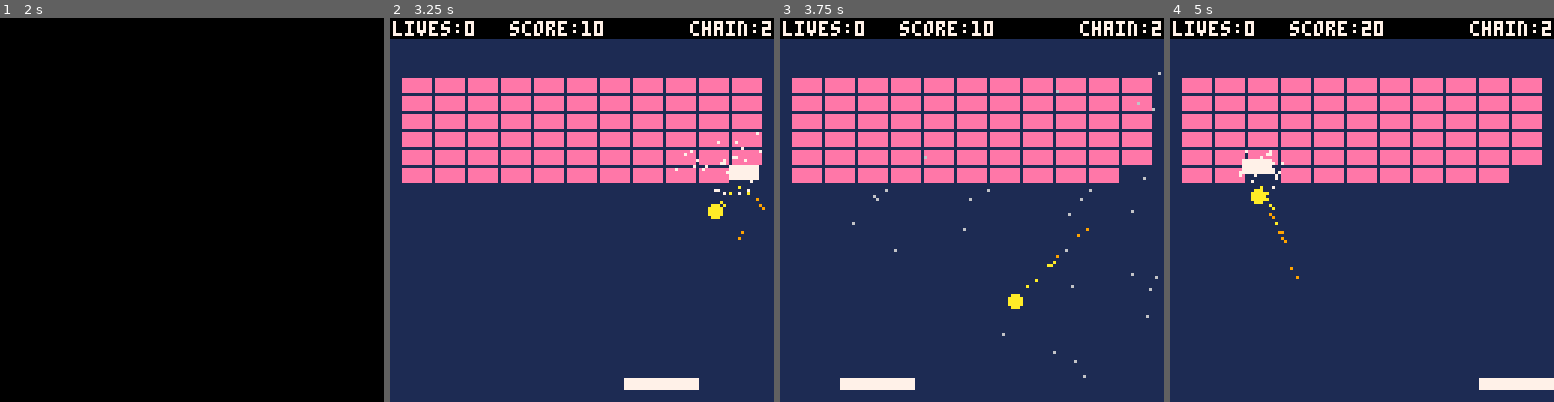
Above: before the commit, frames 1-4 (left to right).
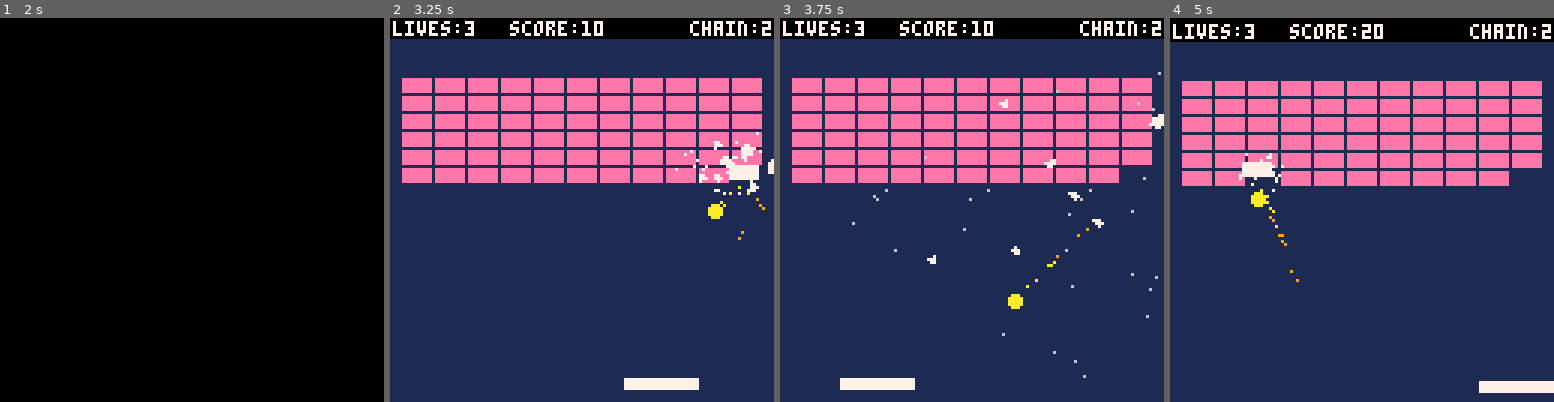
Above: after the commit, the same moments.

Repository: steka/lazydevs-pico8-breakout-hero
Game: PICO-8 cartridge hero1.p8
Two runs of this game, one before a commit and one after it. Both use one fixed random seed, a clock stepped at 60 frames per second and the inputs below.
Inputs:
- Up to frame 1 (2 s): tap O (Z key) at 0.7, 1.7 s; hold Right from 1.6 s (still down)
- Up to frame 2 (3.25 s): release Right at 2.1 s; tap O (Z key) at 2.1, 2.5, 2.9 s; hold Right 2.47-3.03 s; hold Left from 3.08 s (still down)
- Up to frame 3 (3.75 s): tap O (Z key) at 3.3, 3.7 s; release Left at 3.58 s
- Up to frame 4 (5 s): hold Right 4.02-4.68 s; tap O (Z key) at 4.1, 4.5, 4.9 s

Frame 1 is identical in both runs. In frame 2, 0.4% of the frame differs, in the area x 19-100%, y 1-46%; in frame 3, 0.4%; in frame 4, 11%, in the area x 0-100%, y 0-98%.

Commit message:
Breakout #41 - Chunks!
https://www.youtube.com/watch?v=80kmI8I8yD0

Diff:
--- a/hero1.p8
+++ b/hero1.p8
@@ -78,7 +78,7 @@
  buildbricks(level)
  --brick_y=20
 
- lives=0
+ lives=3
  points=0
  sticky = false
 
@@ -612,6 +612,9 @@
  _p.age=0
  _p.col=0
  _p.colarr=_col
+ _p.rot=0
+ _p.rottimer=0
+
  add(part,_p)
 end
 
@@ -629,6 +632,7 @@
 -- shatter brick
 function shatterbrick(_b,_vx,_vy)
  --bump the brick
+ shake+=0.07
  _b.dx = _vx*1
  _b.dy = _vy*1
  for _x= 0,brick_w do
@@ -642,6 +646,19 @@
    end
   end
  end
+
+ local chunks=1+flr(rnd(10))
+ if chunks>0 then
+  for i=1,chunks do
+   local _ang = rnd()
+   local _dx = sin(_ang)*rnd(2)+(_vx/2)
+   local _dy = cos(_ang)*rnd(2)+(_vy/2)
+   local _spr = 16 + flr(rnd(14))
+   addpart(_b.x,_b.y,_dx,_dy,3,80,{_spr})
+
+  end
+ end
+
 end
 
 -- big particle updater
@@ -667,8 +684,19 @@
    end
 
    --appy gravity
-   if _p.tpe == 1 then
+   if _p.tpe == 1 or _p.tpe == 3 then
     _p.dy+=0.05
+   end
+
+   --rotate
+   if _p.tpe == 3 then
+    _p.rottimer+=1
+    if _p.rottimer>5 then
+     _p.rot+=1
+     if _p.rot>=4 then
+      _p.rot=0
+     end
+    end
    end
 
    --move particle
@@ -685,6 +713,23 @@
   -- pixel particle
   if _p.tpe == 0 or _p.tpe == 1 then
    pset(_p.x,_p.y,_p.col)
+  elseif _p.tpe == 3 then
+   local _fx,_fy
+   if _p.rot==2 then
+    _fx=false
+    _fy=true
+   elseif _p.rot==3 then
+    _fx=true
+    _fy=true
+   elseif _p.rot==4 then
+    _fx=true
+    _fy=false
+   else
+    _fx=false
+    _fy=false
+   end
+
+   spr(_p.col,_p.x,_p.y,1,1,_fx,_fy)
   end
  end
 end
@@ -1142,17 +1187,24 @@
 00700700059999500577775005bbbb5005cccc50f500005f05eeee50058888500000000000000000000000000000000000000000000000000000000000000000
 0000000000000000000000000000000000000000ffffffff00000000000000000000000000000000000000000000000000000000000000000000000000000000
 0000000000000000000000000000000000000000ffffffff00000000000000000000000000000000000000000000000000000000000000000000000000000000
-…(14 lines of a section not shown)…
+00000000000000000000000000000000000000000000000000000000000000000000000000000000000000000000000000000000000000000000000000000000
+00000000000000000000000000000000000000000000000000000000000000000000000000000000000077000000000000000000000000000000000000000000
+00070000000070000007000000000000000700000000000000000700000070000000770000000000007777000000000000007700000000000000000000000000
+00777000000077000077700000070000000770000077700000077700007770000007700000077700007777000007777000777700000770000000000000000000
+00077000000070000077700000077000000770000007770000077000000770000007770000077000077777000007707000077000007770000000000000000000
+00000000000000000000000000000000000000000000700000000000000000000000000000007000000770000000000000000000000770000000000000000000
+00000000000000000000000000000000000000000000000000000000000000000000000000000000000000000000000000000000000070000000000000000000
+…(14 lines of a section not shown)…
